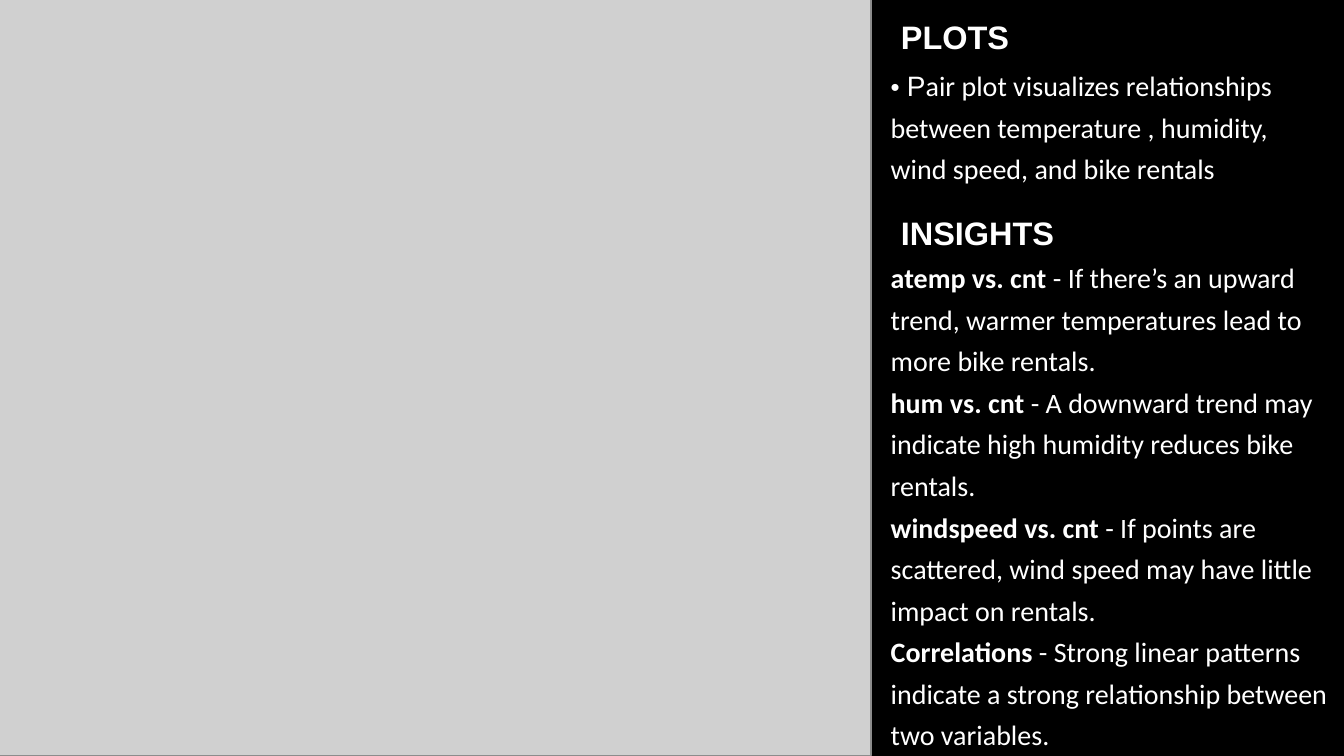
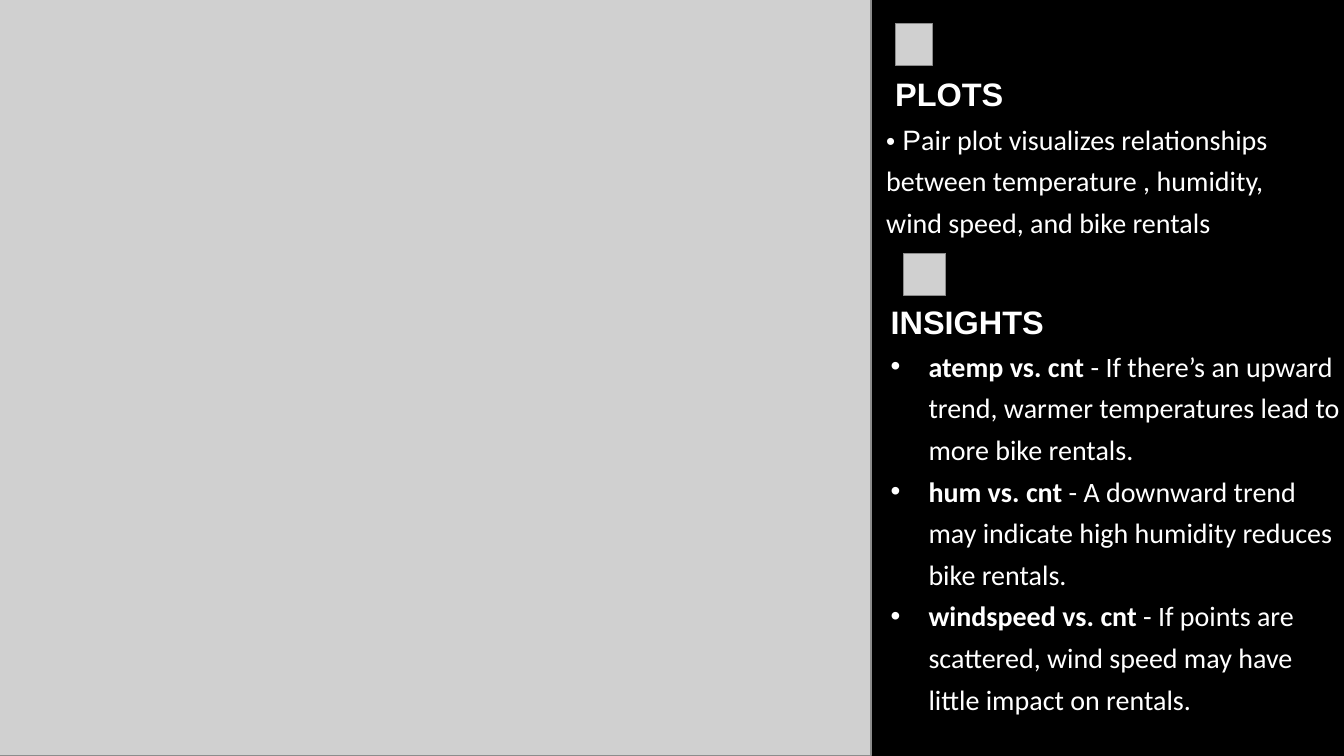
Before and after one commit to tayade-aniket/data-acquisition-and-data-wrangling-NHIS, a slide deck: slide 6 of Data Acquisition and Data Wrangling.pptx. Drawn at 1344x756 pixels with LibreOffice and Linux fonts; fonts in the diff are those of the drawing; grey boxes stand for pictures; background and template pictures are left out. Boxes give left, top, right and bottom in pixels: in the first picture for what was removed or moved away, otherwise in the second. Text is boxed around its words. In the diff, an @@ line names an element or a change of style, - is before the commit and + after.

```diff
--- a/Data Acquisition and Data Wrangling.pptx
+++ b/Data Acquisition and Data Wrangling.pptx
@@ picture added at (895,23,933,66) @@
@@ text "PLOTS": place and size @@
-text "PLOTS" at (901,26,1009,50)
+text "PLOTS" at (895,83,1003,107)
@@ text "• Pair plot visualizes relationships ...": place and size @@
-text "• Pair plot visualizes relationships ..." at (891,76,1272,184)
+text "• Pair plot visualizes relationships ..." at (886,130,1267,238)
@@ picture added at (903,253,946,295) @@
@@ text "INSIGHTS": place and size @@
-text "INSIGHTS" at (901,222,1054,246)
+text "INSIGHTS" at (891,311,1044,335)
@@ text "atemp vs. cnt - If ...": place and size @@
-text "atemp vs. cnt - If ..." at (891,268,1327,746)
+text "atemp vs. cnt - If ..." at (929,357,1340,715)
@@ text "atemp vs. cnt - If ..." at (929,357,1340,715): bullet none to • @@
@@ text at (891,642,1327,746): paragraph removed @@
-Correlations - Strong linear patterns indicate a strong relationship between two variables.
```
Also in this commit, not shown: 4 other slides changed, 1 slide added, 9 other files.
